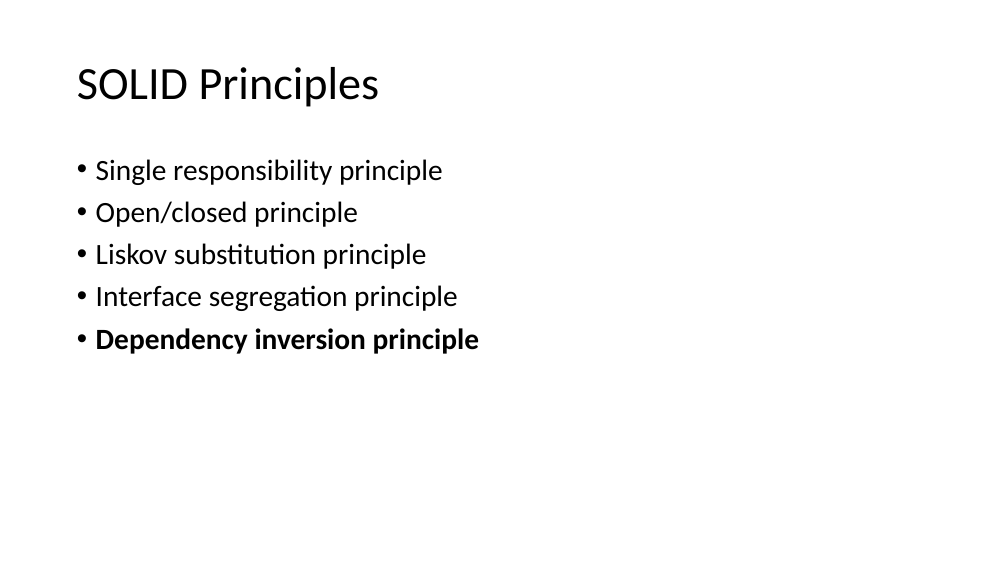
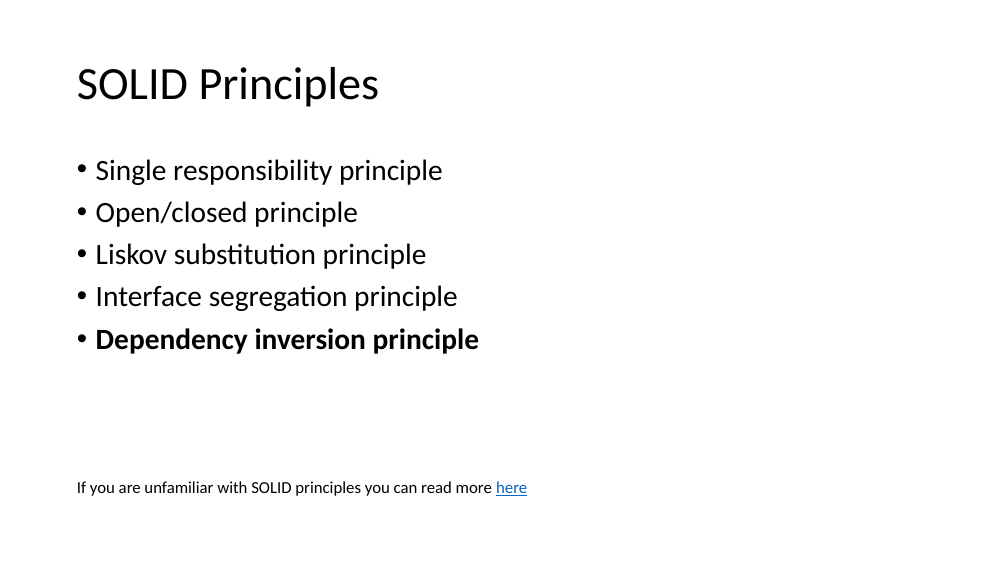
Before and after one commit to dmweis/DependencyInjectionPresentation, a slide deck: slide 2 of Presentation/Dependency injection.pptx. Drawn at 1008x567 pixels with LibreOffice and Linux fonts; fonts in the diff are those of the drawing. Boxes give left, top, right and bottom in pixels: in the first picture for what was removed or moved away, otherwise in the second. Text is boxed around its words. In the diff, an @@ line names an element or a change of style, - is before the commit and + after.

Commit message:
Add link to explanantion about SOLID

```diff
--- a/Presentation/Dependency injection.pptx
+++ b/Presentation/Dependency injection.pptx
@@ text at <box>77,481,527,496</box>: paragraph added @@
+If you are unfamiliar with SOLID principles you can read more here
```
